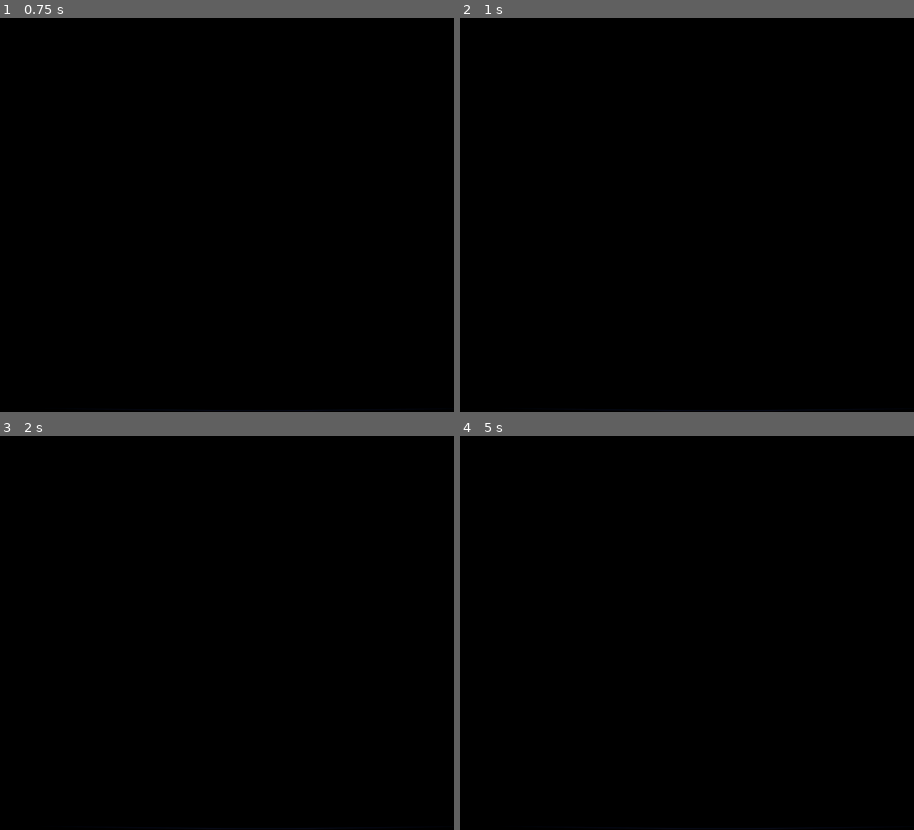
Above: before the commit, frames 1-4 (two rows, left to right).
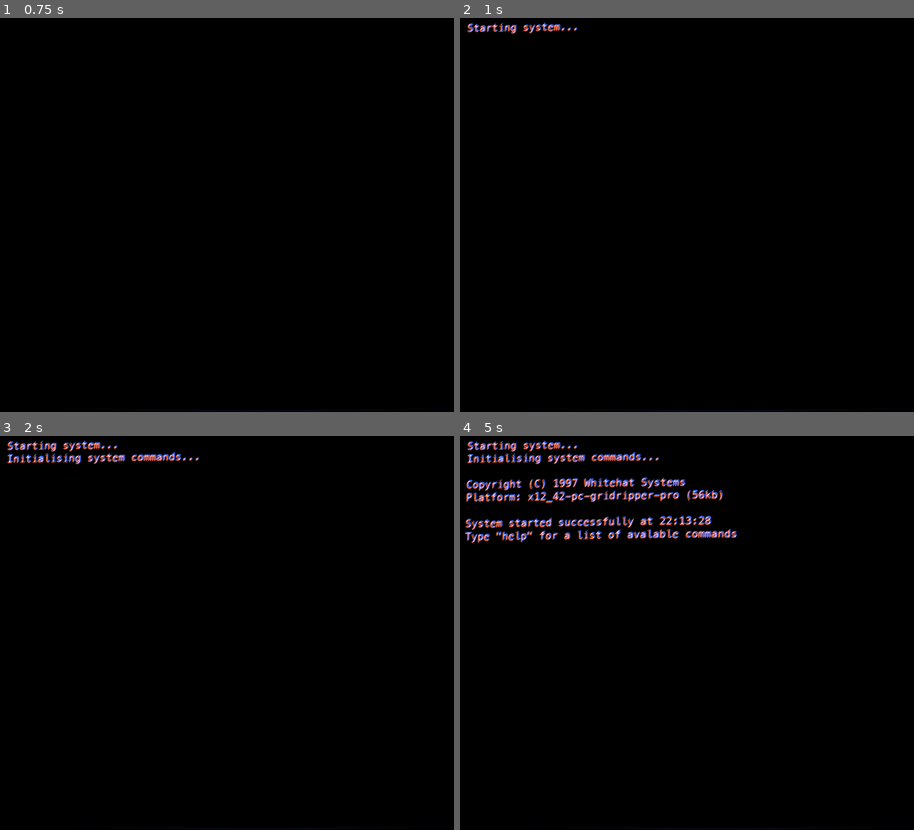
Above: after the commit, the same moments.

Repository: jonjondev/cyberheist
Game: Godot game, scene res://crt_shader.tscn
Same seed, same stepped clock (60 frames per second), same inputs: the game is played once before the commit and once after it.
Inputs:
- Up to frame 1 (0.75 s): tap Enter at 0.5 s; hold Right (right) from 0.53 s (still down)
- Up to frame 2 (1 s): keep holding Right (right)
- Up to frame 3 (2 s): tap Space at 1.25 s; release Right (right) at 1.28 s; hold Down (down) from 1.28 s (still down)
- Up to frame 4 (5 s): release Down (down) at 2.03 s; hold Right (right) 2.03-2.78 s; tap Enter at 2.75, 4.25 s; hold Up (up) 2.78-3.53 s; tap Space at 3.5 s; hold Left (left) from 3.53 s (still down)

Frame 1 is identical in both runs. In frame 2, 0.3% of the frame differs, in the area x 1-26%, y 1-4%; in frame 3, 0.9%; in frame 4, 3.9%, in the area x 1-62%, y 1-28%.
Error before the commit: Parse Error: Expected end of statement ("var"), got ',' instead. (res://console.gd:68)

Commit message:
Added first level content for intercorp accounts

Diff:
--- a/console.gd
+++ b/console.gd
@@ -45,24 +45,50 @@
 		'safe_harbour': {
 			'ttd': 60,
 			'copying.txt': "As you can see, we have limited time here, as dictated by the network rules, so I recommend you use  …(190 unchanged characters)…
-			'final_note.txt': "Well done to you! You've successfully  …(417 unchanged characters)…  (network name \"intercorp_accounts\"). It shouldn't be too hard and I'm sure it …(89 unchanged characters)…
-		},
-			},
-			'@1475': {
-				'player_loc': Vector2(1, 3),
-				'player_dir': 0,
+			'final_note.txt': "Well done to you! You've successfully  …(417 unchanged characters)…  (network name \"intercorp_accounts\"). Remember, if you see any account details, be sure to copy them to your local machine. It shouldn't be too hard and I'm sure it …(89 unchanged characters)…
+		},
+		'intercorp_accounts': {
+			'ttd': 180,
+			'/transfers': {
+				'../': 'available_networks/intercorp_accounts',
+				'password': 'pass2404inter!',
+				'transfer_details.txt': "ACCT#: 23470928 43287070\nACCESS_KEY:G7HHD89YPP3",
+			},
+			'/jeffm_pc': {
+				'../': 'available_networks/intercorp_accounts',
+				'password': 'jeffiscool',
+				'auths_feb.txt': "* Ventech Inc. - (2/2) [APPROVED]\n* InterCorp EU - (8/2) [APPROVED]\n* ExpressCard - (14/2) [APPROVED]\n* Blackwater Consulting - (23/2) [APPROVED]",
+				'auths_mar.txt': "* Mensako Industries - (4/3) [PENDING]\n* Unibanker - (12/3) [APPROVED]\n* Bond Mining Corp. - (13/3) [PENDING]\n* INexus - (15/3) [APPROVED]",
+				'sales_cossref_mar.txt': "* Mensako Industries --> Bond Mining Corp. =[DEDUCT] 10.5%\n* Unibanker --> Bond Mining Corp. =[DEDUCT] 45%",
+				'jenny_is_a_dork.txt': "\nMarch 16 at 14:03:57\nJeff, this is a HUGE BREACH OF SECURITY!\nWhile it is 1. absolutely not acceptable to have the client perform\nYOUR JOB, it is 2. AGAINST COMPANY POLICY to email out\ninternal passwords. I will have to report this to security immediately.\n\nRegards,\nJenny Radcove\n>>> March 16 at 13:24:01\n>>> Hey Mike, you can get the transfer detail yourself if you need\n>>> from the transfers folder. Password is “pass2404inter!” Actually\n>>> let me check that wth Jenny that might not be right haha.. Ccd here\n>>>\n>>> Jeff\n>>>>>> March 14 at 13:24:01\n>>>>>> Hi Jeff,\n>>>>>>\n>>>>>> This is Michael from Bond Mining and we’re still waiting\n>>>>>> on transfer approval from your team to receive the funds. Please\n>>>>>> send through the payment ASAP as we have clients waiting on us.\n>>>>>>\n>>>>>> Regards,\n>>>>>> Michael Bradick, Finances & Accounting Dept.",
+			},
+			'/jennyr_pc': {
+				'../': 'available_networks/intercorp_accounts',
+				'password': 'mdopx23&',
+				'transfers_feb.txt': "* Ventech Inc. (2/2) - $230,000,000\n* InterCorp EU (8/2) - $8,000,000\n* ExpressCard (14/2) - $32,000,000\n* Blackwater Consulting (23/2) - $750,000",
+				'transfers_mar.txt': "* Unibanker (12/3) - $1,000,000\n* INexus (15/3) - $20,750,000",
+				'hr_report_3.txt': "TO: InterCorp Human Resources Department\nFROM: Jenny Radcove, InterCorp Accounts Department\n\nAs per my previous complaints, I would once again like to inform you of recent incidents involving my coworker, Jeff Malincoph. While I have previously made it clear that his immature behaviour and complete lack of professionalism is detrimental to this company, he has also been a personal nuisance to myself and others in the department. Last week he got to work late and hungover beyond acceptable and reasonable limits and proceeded to snore loudly at his desk. Upon being woken up, he proceeded to yell at our printer and eat two other staff's packed lunches from the communal fridge.\n\nRegards,\nJenny Radcove",
+				'hr_report_4.txt': "TO: InterCorp Human Resources Department\nFROM: Jenny Radcove, InterCorp Accounts Department\n\nI apologise in adnace for the forwardness of the letter, however I request that my coworker, Jeff Malincoph, has his contract terminated effective immediately. Yesterday Jeff's hangover mischiefs reached a new low, as he has apparently slept under his desk overnight and potentially soiled himself in the process. Today he has been more confrentational and uncaring of responsibilities than usual, even going so far as to leak sensitive information to a client. This is the last time I will be writing to HR in this capacity before escalating the matter above your department's level of control.\n\nRegards,\nJenny Radcove",
+				'clients_q1.txt': "* Blackwater Consulting\n* Ventech Inc.\n* InterCorp EU\n* ExpressCard\n* Bank of India",
+				'clients_q2.txt': "* Mensako Industries\n* Unibanker\n* INexus\n* Holdsfort Banking\n* Bond Mining Corp.",
+			},
+			'@1201': {
+				'player_loc': Vector2(3, 4),
+				'player_dir': 1,
 				'wall_map': [
-							["■", "■", "■", "■"],
-							["■", " ", " ", "■"],
-							["■", " ", "■", "■"],
-							["■", " ", "■", "■"],
-							["■", "■", "■", "■"],],
+							["■", "■", "■", "■", "■", "■", "■", "■", "■", "■"],
+							["■", " ", " ", " ", " ", " ", " ", " ", " ", "■"],
+							["■", "■", " ", "■", " ", "■", "■", "■", " ", "■"],
+							["■", "■", "■", "■", " ", "■", " ", " ", " ", "■"],
+							["■", "■", "■", " ", " ", "■", "■", " ", "■", "■"],
+							["■", "■", "■", "■", "■", "■", "■", "■", "■", "■"],],
 				'entities': {
-					Vector2(1, 1): 2,
+					Vector2(1, 1): 1,
+					Vector2(6, 3): 1,
 				},
 				'secrets': {
-					Vector2(2, 1): 'metadragon4',
-					Vector2(1, 3): '123',
+					Vector2(2, 2): 'jeffiscool',
+					Vector2(6, 3): 'mdopx23&',
 				},
 			},
 		},
